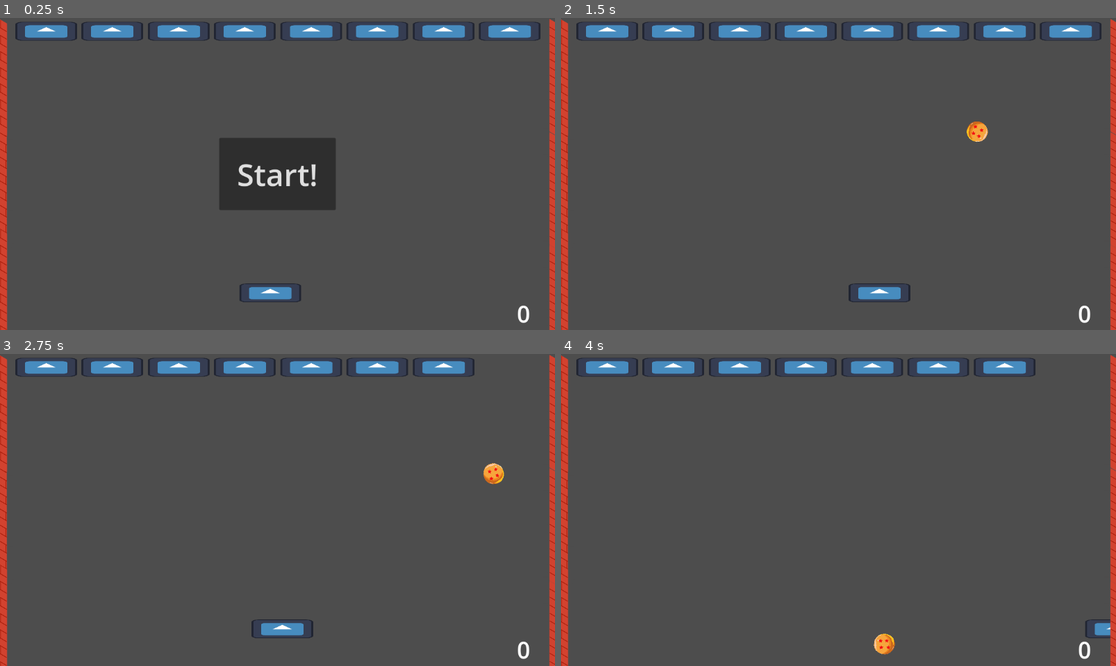
Above: before the commit, frames 1-4 (two rows, left to right).
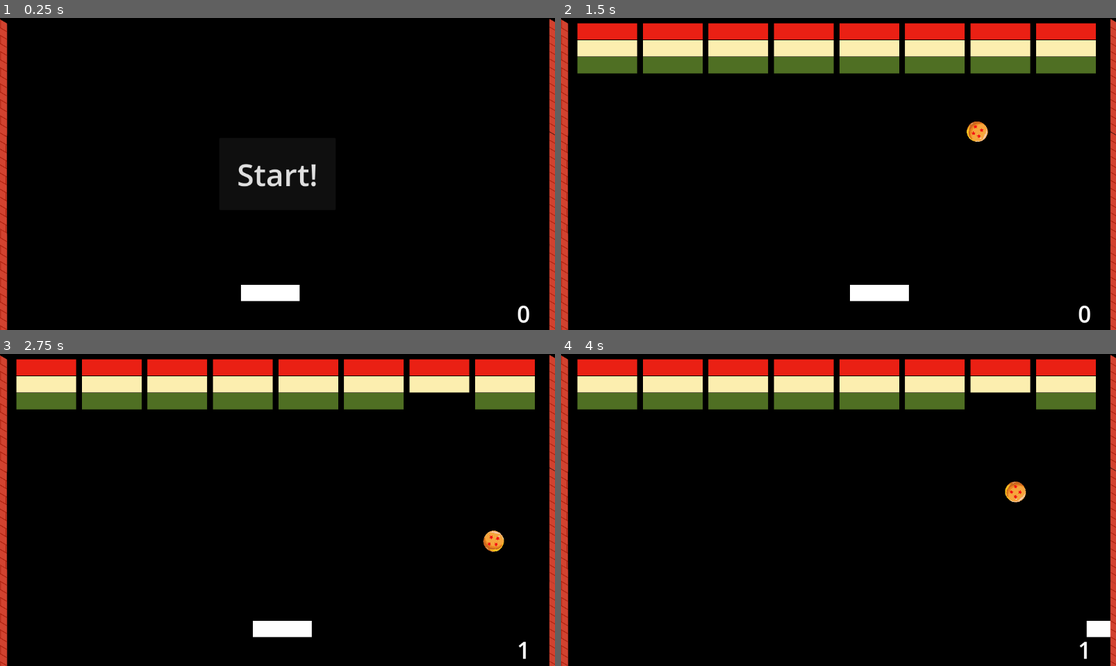
Above: after the commit, the same moments.

Repository: binhrobles/BreakoutPlus
Game: Godot game, scene res://main.tscn
The game is run twice, just before and just after one commit, with the same random seed, the same clock (stepped at 60 frames per second) and the same inputs. The engine's default icon, where the game draws it, is replaced by a stand-in: a white triangle on a blue panel in a dark square.
Inputs:
- Up to frame 1 (0.25 s): no input
- Up to frame 2 (1.5 s): click "Start!" at 0.5 s; hold Right (slide_right) from 1.28 s (still down)
- Up to frame 3 (2.75 s): release Right (slide_right) at 2.03 s; hold A (slide_left) from 2.03 s (still down)
- Up to frame 4 (4 s): release A (slide_left) at 2.78 s; hold Right (slide_right) from 2.78 s (still down)

The runs differ from the first frame. In frame 1, 97% of the frame differs, in the area x 0-100%, y 0-100%; in frame 2, 97%; in frame 3, 98%; in frame 4, 98%.

Commit message:
generate rows, add points

Diff:
--- a/HUD.gd
+++ b/HUD.gd
@@ -3,7 +3,10 @@
 # Notifies `Main` node that the button has been pressed
 signal start_game
 
-func update_score(score):
+var score = 0;
+
+func update_score(points):
+	score += points;
 	$ScoreLabel.text = str(score)
 
 func game_over():
--- a/main.gd
+++ b/main.gd
@@ -1,13 +1,23 @@
 extends Node2D
 
 var Ball = preload("res://scenes/ball.tscn")
+var Brick = preload("res://scenes/brick.tscn")
 
 var score = 0;
 
 func new_game():
-	var b = Ball.instantiate()
-	b.start(Vector2(600, 500), -45);
-	get_tree().root.add_child(b)
+	# instantiate rows
+	for row in 3:
+		for col in 8:
+			var brick = Brick.instantiate();
+			brick.init(row, col);
+			brick.on_brick_hit.connect($HUD.update_score)
+			get_tree().root.add_child(brick);
+
+	# instantiate ball
+	var ball = Ball.instantiate()
+	ball.start(Vector2(600, 500), -45);
+	get_tree().root.add_child(ball)
 
 func _ready():
 	pass;
--- a/main.tscn
+++ b/main.tscn
@@ -1,7 +1,6 @@
-[gd_scene load_steps=6 format=3 uid="uid://bj6nq4xk1n7fe"]
+[gd_scene load_steps=5 format=3 uid="uid://bj6nq4xk1n7fe"]
 
 [ext_resource type="Script" path="res://main.gd" id="1_m387k"]
-[ext_resource type="PackedScene" uid="uid://7rn131ihlkkv" path="res://scenes/brick.tscn" id="1_pn8ra"]
 [ext_resource type="PackedScene" uid="uid://ninor6rfhl1y" path="res://scenes/paddle.tscn" id="2_6i2m4"]
 [ext_resource type="PackedScene" uid="uid://dcfw0i0ug11yc" path="res://scenes/wall.tscn" id="5_fv0fe"]
 [ext_resource type="PackedScene" uid="uid://c2msteevawecd" path="res://scenes/hud.tscn" id="6_8ntav"]
@@ -9,34 +8,18 @@
 [node name="Main" type="Node2D"]
 script = ExtResource("1_m387k")
 
+[node name="ColorRect" type="ColorRect" parent="."]
+anchors_preset = 15
+anchor_right = 1.0
+anchor_bottom = 1.0
+offset_right = 1500.0
+offset_bottom = 1000.0
+grow_horizontal = 2
+grow_vertical = 2
+color = Color(0, 0, 0, 1)
+
 [node name="Paddle" parent="." instance=ExtResource("2_6i2m4")]
 position = Vector2(561, 571)
-
-[node name="Rows" type="Node2D" parent="."]
-
-[node name="Brick" parent="Rows" instance=ExtResource("1_pn8ra")]
-position = Vector2(96, 28)
-
-[node name="Brick2" parent="Rows" instance=ExtResource("1_pn8ra")]
-position = Vector2(233, 28)
-
-[node name="Brick3" parent="Rows" instance=ExtResource("1_pn8ra")]
-position = Vector2(371, 28)
-
-[node name="Brick4" parent="Rows" instance=ExtResource("1_pn8ra")]
-position = Vector2(508, 28)
-
-[node name="Brick5" parent="Rows" instance=ExtResource("1_pn8ra")]
-position = Vector2(646, 28)
-
-[node name="Brick6" parent="Rows" instance=ExtResource("1_pn8ra")]
-position = Vector2(783, 28)
-
-[node name="Brick7" parent="Rows" instance=ExtResource("1_pn8ra")]
-position = Vector2(921, 28)
-
-[node name="Brick8" parent="Rows" instance=ExtResource("1_pn8ra")]
-position = Vector2(1058, 28)
 
 [node name="Walls" type="Node2D" parent="."]
 
--- a/scenes/brick.gd
+++ b/scenes/brick.gd
@@ -1,5 +1,27 @@
 extends StaticBody2D
+
+signal on_brick_hit
+
+@export var width = 96
+@export var x_padding = 30
+@export var height = 28
+@export var y_padding = 5
+
+var points;
+var colors = [
+	Color("#EA2014"), # red
+	Color("#FCEEAF"), # yellow
+	Color("#4F6F23"), # green
+]
+
+func init(row, col):
+	points = 3 - row;
+	$ColorRect.color = colors[row];
+	var x = (col + 1) * width + (col * x_padding);
+	var y = (row + 1) * height + (row * y_padding);
+	print("%d %d" % [x, y]);
+	position = Vector2(x, y);
 
 func hit():
 	queue_free();
-	# signal for points?
+	on_brick_hit.emit(points);
--- a/scenes/brick.tscn
+++ b/scenes/brick.tscn
@@ -1,19 +1,21 @@
-[gd_scene load_steps=4 format=3 uid="uid://7rn131ihlkkv"]
+[gd_scene load_steps=3 format=3 uid="uid://7rn131ihlkkv"]
 
 [ext_resource type="Script" path="res://scenes/brick.gd" id="1_np7h2"]
-[ext_resource type="Texture2D" uid="uid://bnisq6xfbfnua" path="res://scenes/icon.svg" id="1_tcevh"]
 
 [sub_resource type="RectangleShape2D" id="RectangleShape2D_vtpvg"]
 size = Vector2(124, 35.75)
 
-[node name="Brick" type="StaticBody2D"]
+[node name="Brick" type="StaticBody2D" groups=["bricks"]]
 script = ExtResource("1_np7h2")
-
-[node name="Icon" type="Sprite2D" parent="."]
-position = Vector2(0, -0.5)
-scale = Vector2(1, 0.304688)
-texture = ExtResource("1_tcevh")
+x_padding = 40
+y_padding = 7
 
 [node name="CollisionShape2D" type="CollisionShape2D" parent="."]
 position = Vector2(0, -0.125)
 shape = SubResource("RectangleShape2D_vtpvg")
+
+[node name="ColorRect" type="ColorRect" parent="."]
+offset_left = -62.0
+offset_top = -17.0
+offset_right = 62.0
+offset_bottom = 17.0
--- a/scenes/paddle.tscn
+++ b/scenes/paddle.tscn
@@ -1,7 +1,6 @@
-[gd_scene load_steps=4 format=3 uid="uid://ninor6rfhl1y"]
+[gd_scene load_steps=3 format=3 uid="uid://ninor6rfhl1y"]
 
 [ext_resource type="Script" path="res://scenes/Paddle.gd" id="1_8cvde"]
-[ext_resource type="Texture2D" uid="uid://bnisq6xfbfnua" path="res://scenes/icon.svg" id="2_dwox5"]
 
 [sub_resource type="RectangleShape2D" id="RectangleShape2D_vtpvg"]
 size = Vector2(124, 35.75)
@@ -9,9 +8,11 @@
 [node name="Paddle" type="CharacterBody2D"]
 script = ExtResource("1_8cvde")
 
-[node name="Icon" type="Sprite2D" parent="."]
-scale = Vector2(1, 0.304688)
-texture = ExtResource("2_dwox5")
-
 [node name="CollisionShape2D" type="CollisionShape2D" parent="."]
 shape = SubResource("RectangleShape2D_vtpvg")
+
+[node name="ColorRect" type="ColorRect" parent="."]
+offset_left = -61.0
+offset_top = -17.0
+offset_right = 61.0
+offset_bottom = 17.0
